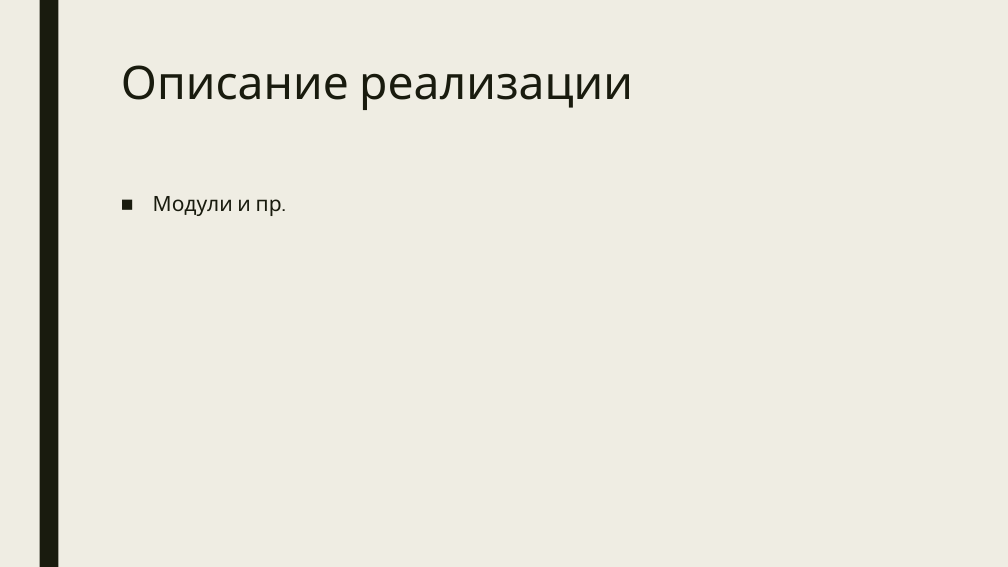
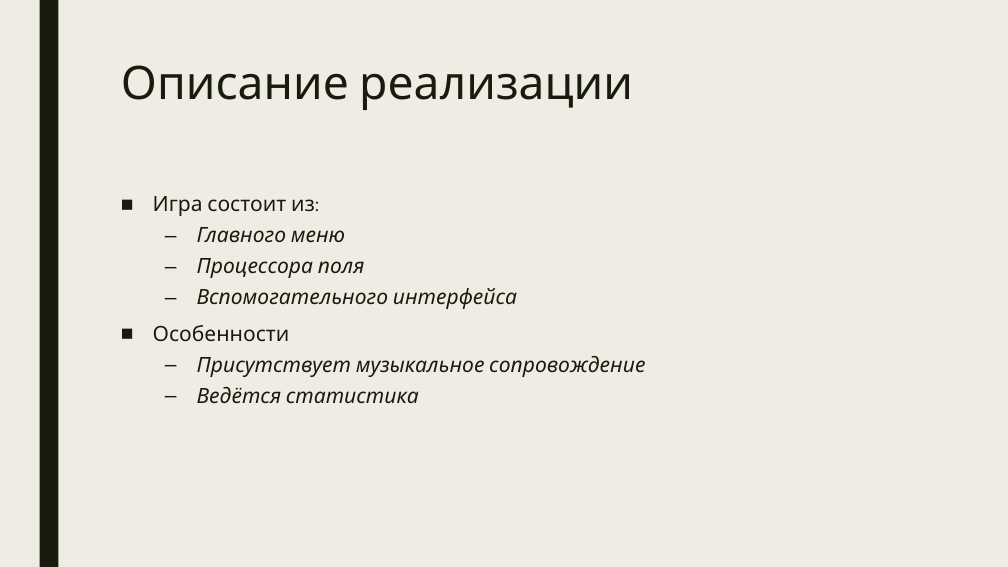
Before and after one commit to emerikko/Tetris, a slide deck: slide 3 of Tetris.pptx. Drawn at 1008x567 pixels with LibreOffice and Linux fonts; fonts in the diff are those of the drawing. Boxes give left, top, right and bottom in pixels: in the first picture for what was removed or moved away, otherwise in the second. Text is boxed around its words. In the diff, an @@ line names an element or a change of style, - is before the commit and + after.

```diff
--- a/Tetris.pptx
+++ b/Tetris.pptx
@@ text at (x1=153, y1=196, x2=645, y2=403): text changed; italic on @@
-■ Модули и пр.
+■ Игра состоит из:
+  – Главного меню
+  – Процессора поля
+  – Вспомогательного интерфейса
+■ Особенности
+  – Присутствует музыкальное сопровождение
+  – Ведётся статистика
```
Also in this commit, not shown: 3 other slides changed, 5 slides added, 9 other files.
